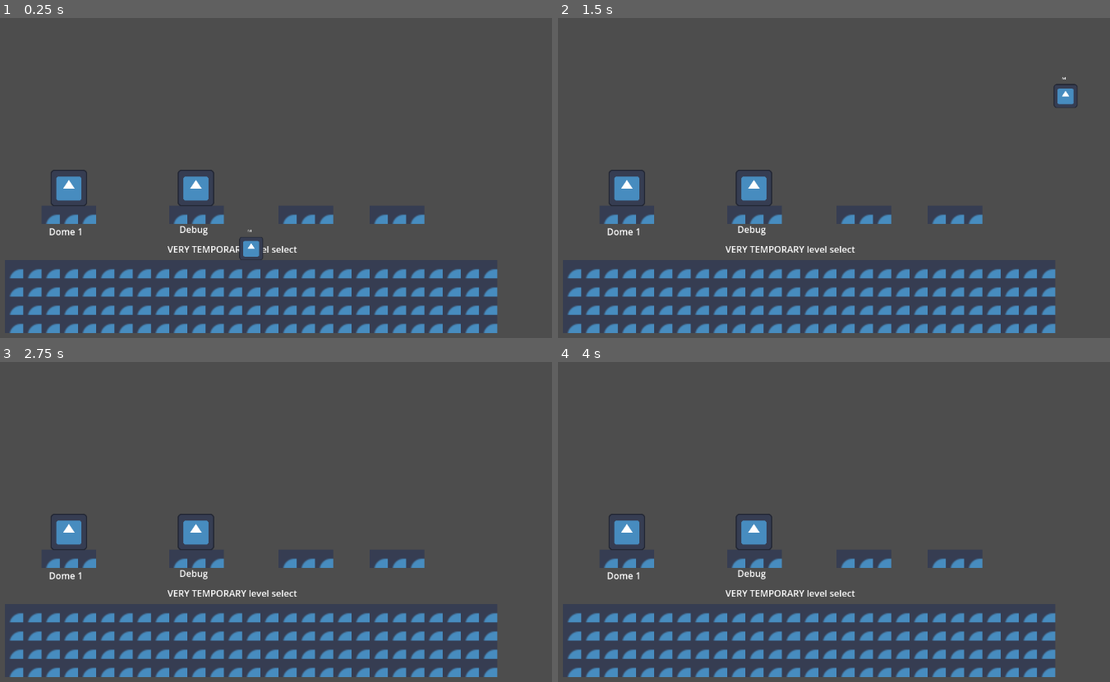
Above: before the commit, frames 1-4 (two rows, left to right).
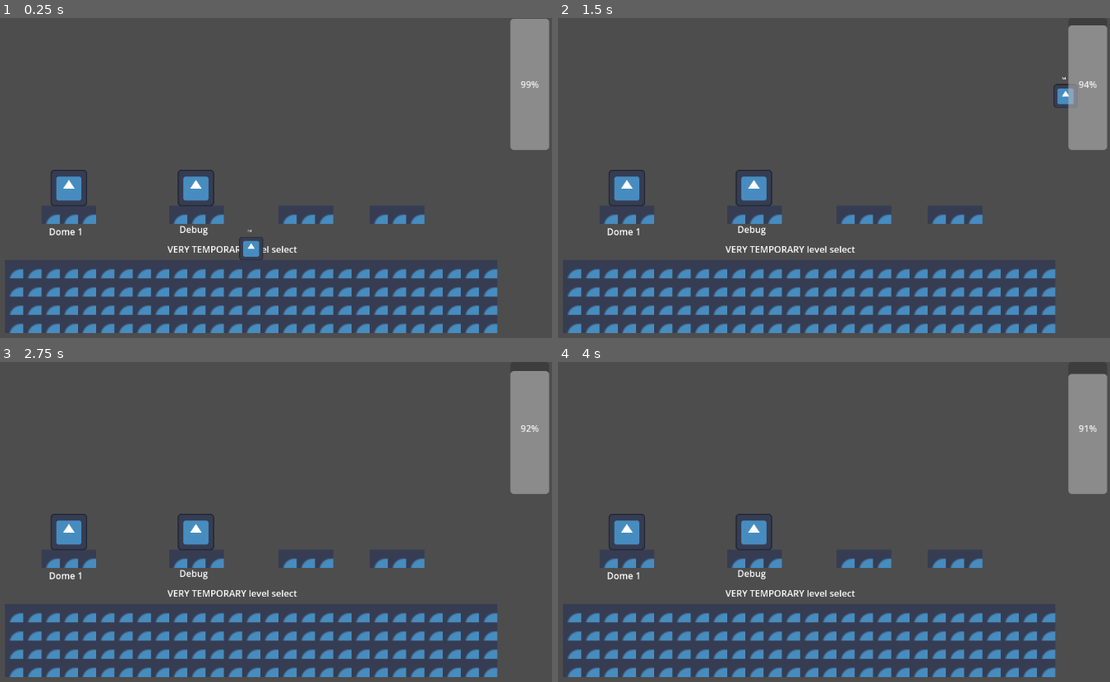
Above: after the commit, the same moments.

Repository: WholeYear12GameDesign/GrandmaGame
Game: Godot game, scene res://Scenes/main.tscn
Two runs of this game, one before a commit and one after it. Both use one fixed random seed, a clock stepped at 60 frames per second and the inputs below. The engine's default icon, where the game draws it, is replaced by a stand-in: a white triangle on a blue panel in a dark square.
Inputs:
- Up to frame 1 (0.25 s): no input
- Up to frame 2 (1.5 s): tap Enter at 0.5 s; hold Space (jetpack) 0.53-1.28 s; hold D (right) from 0.53 s (still down); tap W (jump) at 0.77 s; tap Space (jetpack) at 1.35 s
- Up to frame 3 (2.75 s): tap W (jump) at 1.52 s; tap Space (jetpack) at 2 s; release D (right) at 2.03 s; hold A (left) from 2.03 s (still down); hold Space (jetpack) from 2.03 s (still down)
- Up to frame 4 (4 s): tap Enter at 2.75 s; release A (left) at 2.78 s; release Space (jetpack) at 2.78 s; hold D (right) from 2.78 s (still down); tap Space (jetpack) at 2.85, 3.5 s; tap W (jump) at 3.02, 3.77 s; hold Space (jetpack) from 3.53 s (still down)

The runs differ from the first frame. In frame 1, 2.9% of the frame differs, in the area x 92-100%, y 0-42%; in frame 2, 2.8%; in frame 3, 2.7%; in frame 4, 2.7%.

Commit message:
added simple oxygen bar

Diff:
--- /dev/null
+++ b/GrandmaBasement/Player/oxygenbar.gd
@@ -0,0 +1,4 @@
+extends ProgressBar
+
+func _process(delta):
+	value = player_data.oxygen
--- a/GrandmaBasement/Player/player.gd
+++ b/GrandmaBasement/Player/player.gd
@@ -29,7 +29,7 @@
 		state.states = states
 		state.player = self
 
-func _process(delta):
+func _physics_process(delta):
 	#debug please delete in future
 	$currentstate.text = str(current_state.name)
 	#print(velocity)
@@ -63,7 +63,6 @@
 	#oxygen
 	if !air:
 		player_data.oxygen -= delta
-		print(player_data.oxygen)
 
 	change_state(current_state.update(delta))
 
--- a/GrandmaBasement/Player/player.tscn
+++ b/GrandmaBasement/Player/player.tscn
@@ -8,6 +8,7 @@
 [ext_resource type="PackedScene" uid="uid://e5ygk6cqu02" path="res://Player/states/jetpack.tscn" id="6_gdjrt"]
 [ext_resource type="PackedScene" uid="uid://b2yicdenxhdc" path="res://Player/states/jump.tscn" id="7_o2y1s"]
 [ext_resource type="PackedScene" uid="uid://b3yjc6q22udw3" path="res://Player/states/walk.tscn" id="8_cufm2"]
+[ext_resource type="Script" path="res://Player/oxygenbar.gd" id="9_vl05y"]
 
 [sub_resource type="RectangleShape2D" id="RectangleShape2D_c6afm"]
 size = Vector2(128, 128)
@@ -40,3 +41,12 @@
 [node name="jump" parent="states" instance=ExtResource("7_o2y1s")]
 
 [node name="walk" parent="states" instance=ExtResource("8_cufm2")]
+
+[node name="CanvasLayer" type="CanvasLayer" parent="."]
+
+[node name="ProgressBar" type="ProgressBar" parent="CanvasLayer"]
+offset_left = 1079.0
+offset_right = 1147.0
+offset_bottom = 232.0
+fill_mode = 3
+script = ExtResource("9_vl05y")
Not shown: 1 places in GrandmaBasement/Levels/Dome1/Dome1Screen1.tscn that only renumber resources
Not shown: 1 places in GrandmaBasement/Levels/Dome1/Dome1Screen2.tscn that only renumber resources
Not shown: 1 places in GrandmaBasement/Levels/Dome1/Dome1Screen3.tscn that only renumber resources
Not shown: 1 places in GrandmaBasement/Levels/Dome1/Dome1Screen4.tscn that only renumber resources
Not shown: 1 places in GrandmaBasement/Levels/load_screen.tscn that only renumber resources
Not shown: 1 places in GrandmaBasement/Levels/teleport.tscn that only renumber resources
Not shown: 1 places in GrandmaBasement/Player/player.tscn that only renumber resources
Not shown: 1 places in GrandmaBasement/Scenes/main.tscn that only renumber resources
